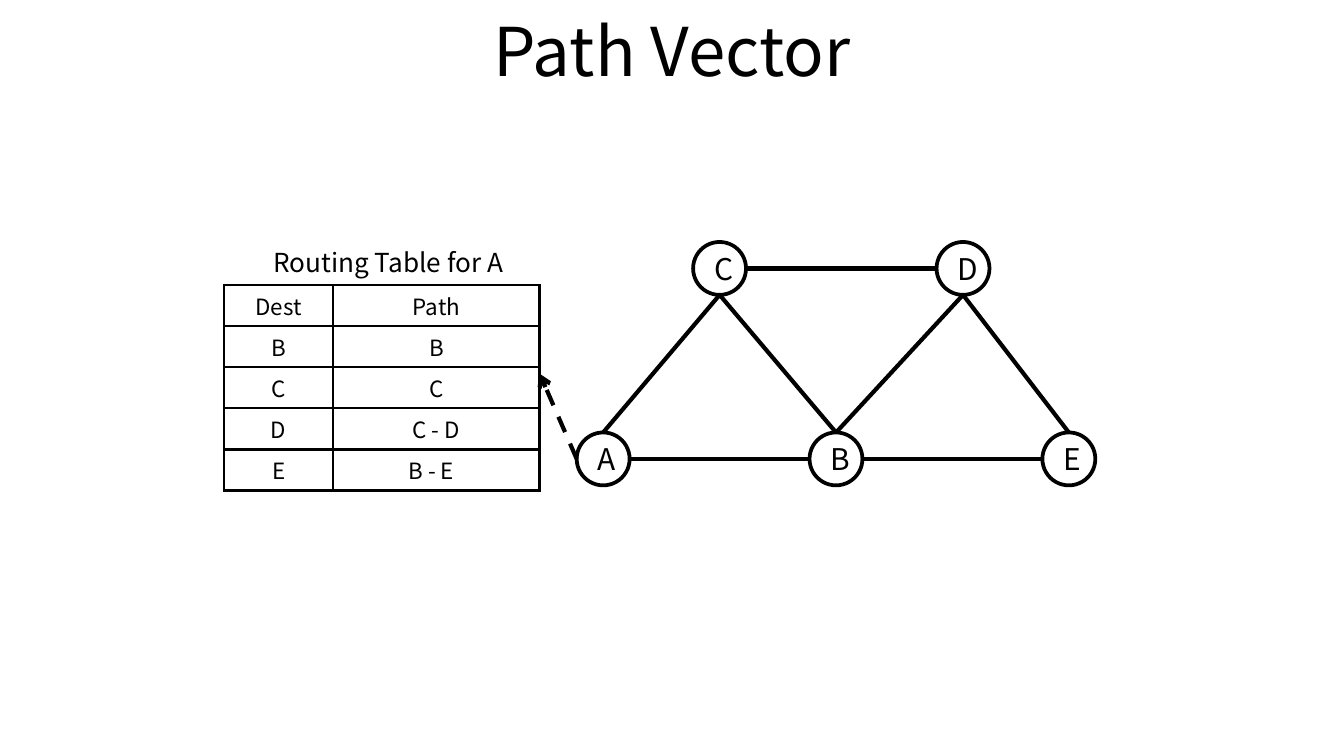
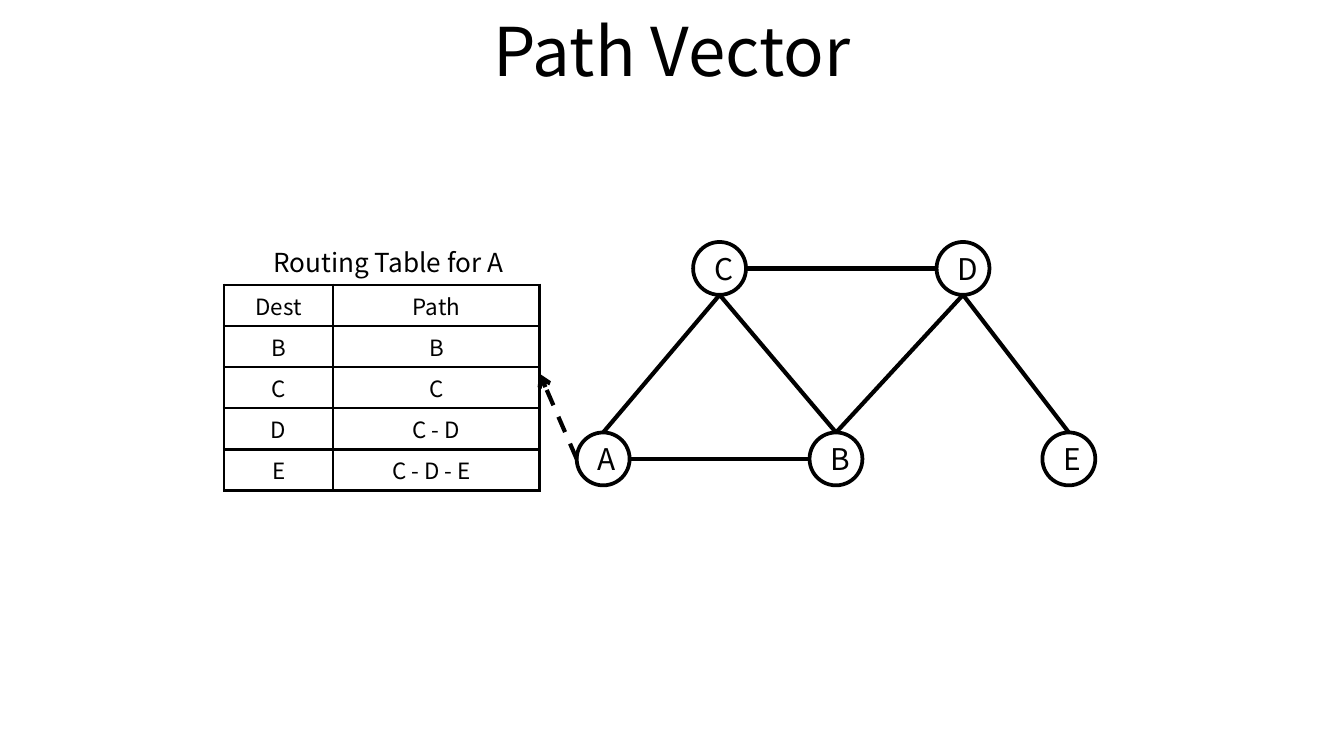
Before and after one commit to ssup2/blog-old, a slide deck: slide 4 of images/theory_analysis/Routing_Protocol/Routing_Protocol.pptx (slide 3 before the commit). Drawn at 1344x756 pixels with LibreOffice and Linux fonts; fonts in the diff are those of the drawing. Boxes give left, top, right and bottom in pixels: in the first picture for what was removed or moved away, otherwise in the second. Text is boxed around its words. In the diff, an @@ line names an element or a change of style, - is before the commit and + after.

```diff
--- a/images/theory_analysis/Routing_Protocol/Routing_Protocol.pptx
+++ b/images/theory_analysis/Routing_Protocol/Routing_Protocol.pptx
@@ table at bbox=[224, 285, 540, 484] @@
-row 5, column 2: B - E
+row 5, column 2: C - D - E
@@ line removed from (1043, 460) to (863, 460) @@
```
Also in this commit, not shown: 2 other slides changed, 1 slide added, 5 other files.
